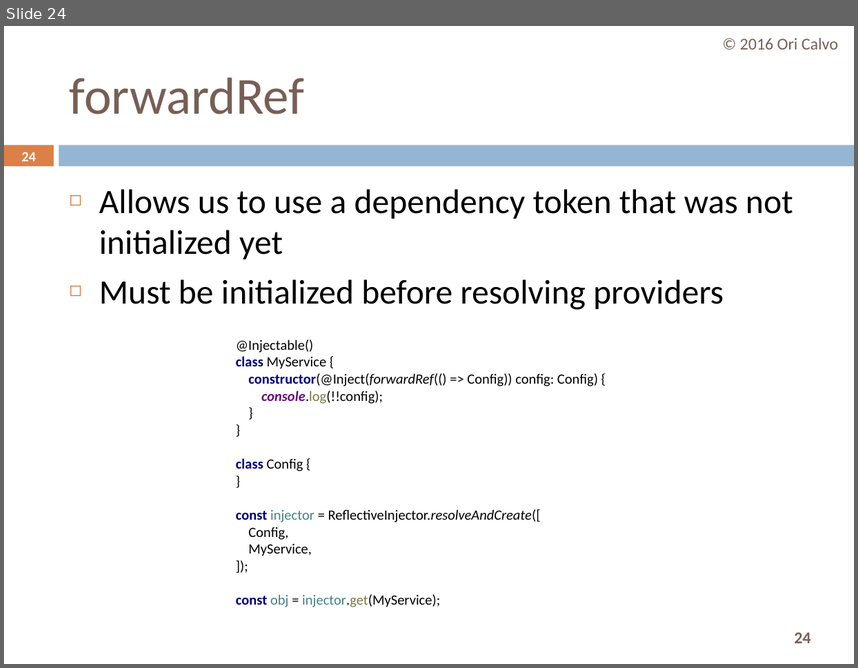
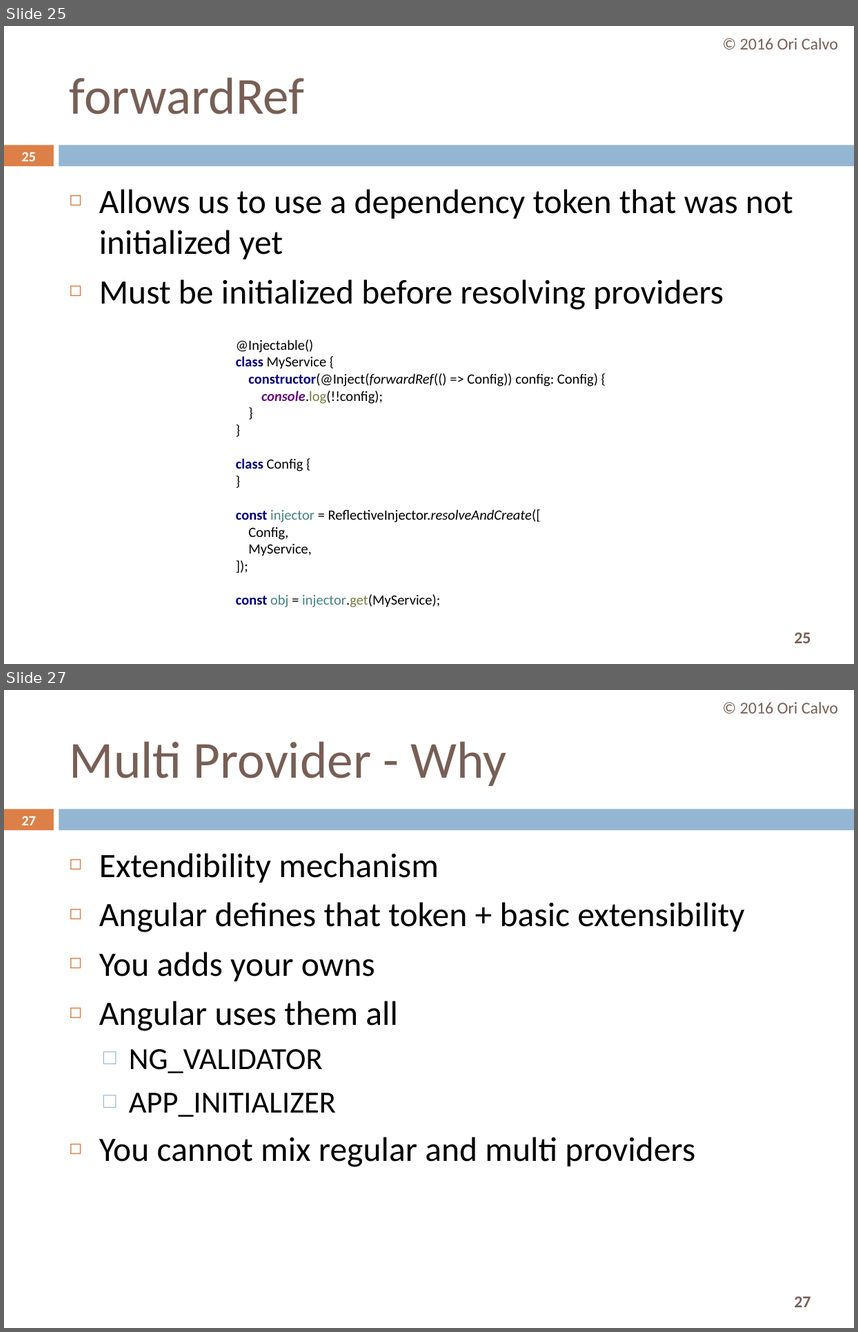
Before and after one commit to oricalvo/course-angular, a slide deck: PPTs/02 Dependency Injection.pptx. Shown one above the other, each under a label of ours: slide 24 before the commit, slides 25 and 27 after it; the slides between them are not shown. The pictures are 858x668 and 858x1332 pixels, drawn with LibreOffice and Linux fonts; fonts in the diff are those of the drawing. Boxes give left, top, right and bottom in pixels: in the first picture for what was removed or moved away, otherwise in the second. Text is boxed around its words. In the diff, an @@ line names an element or a change of style, - is before the commit and + after.

```diff
--- a/PPTs/02 Dependency Injection.pptx
+++ b/PPTs/02 Dependency Injection.pptx
@@ slide 27 added at [4, 690, 854, 1328], background #FFFFFF; not listed: 3 template elements that a slide beside it also shows @@
@@ text added at [740, 702, 838, 713], 14 pt, text #775F55 @@
+© 2016 Ori Calvo
@@ title added at [70, 741, 506, 786], 44 pt, text #775F55 @@
+Multi Provider - Why
@@ page number added at [22, 816, 36, 825], 11.9 pt, text #FFFFFF, bold @@
+27
@@ text added at [99, 853, 744, 1167], 29 pt, text #000000 @@
+◻ Extendibility mechanism
+◻ Angular defines that token + basic extensibility
+◻ You adds your owns
+◻ Angular uses them all
+  □ NG_VALIDATOR
+  □ APP_INITIALIZER
+◻ You cannot mix regular and multi providers
@@ what was slide 24 is now slide 25 @@
@@ page number at [22, 152, 36, 161]: text changed @@
-24
+25
@@ page number at [794, 632, 811, 643]: text changed @@
-24
+25
```
Also in this commit, not shown: 2 slides changed, 6 other slides added, 5 other files.
